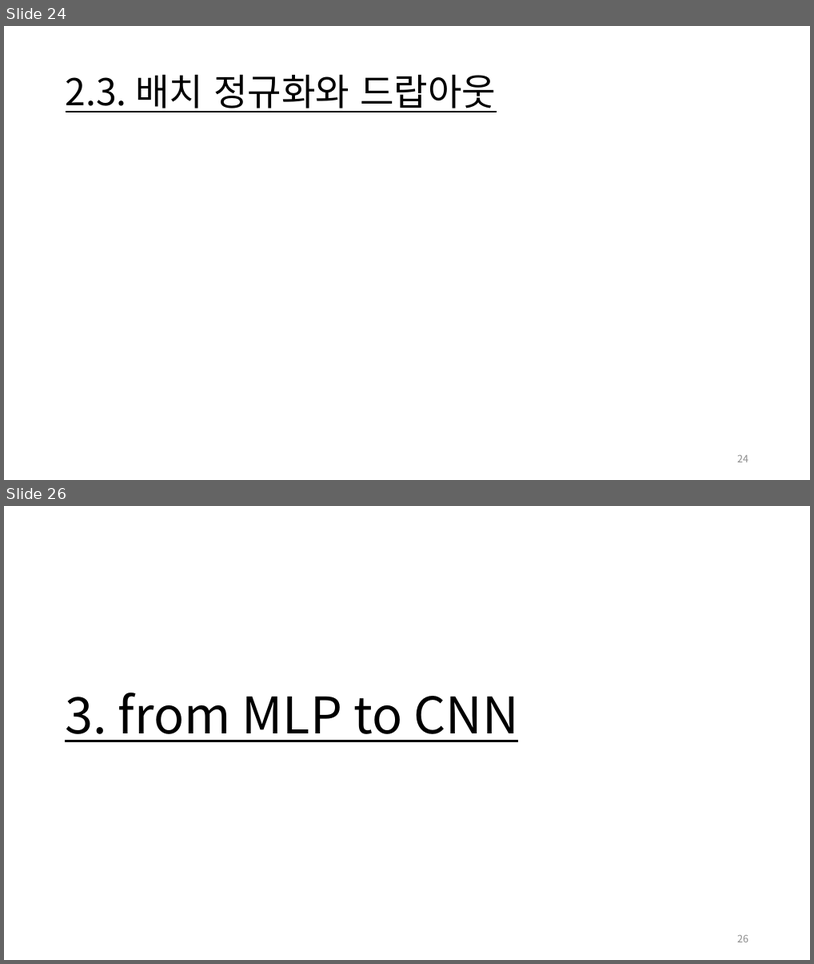
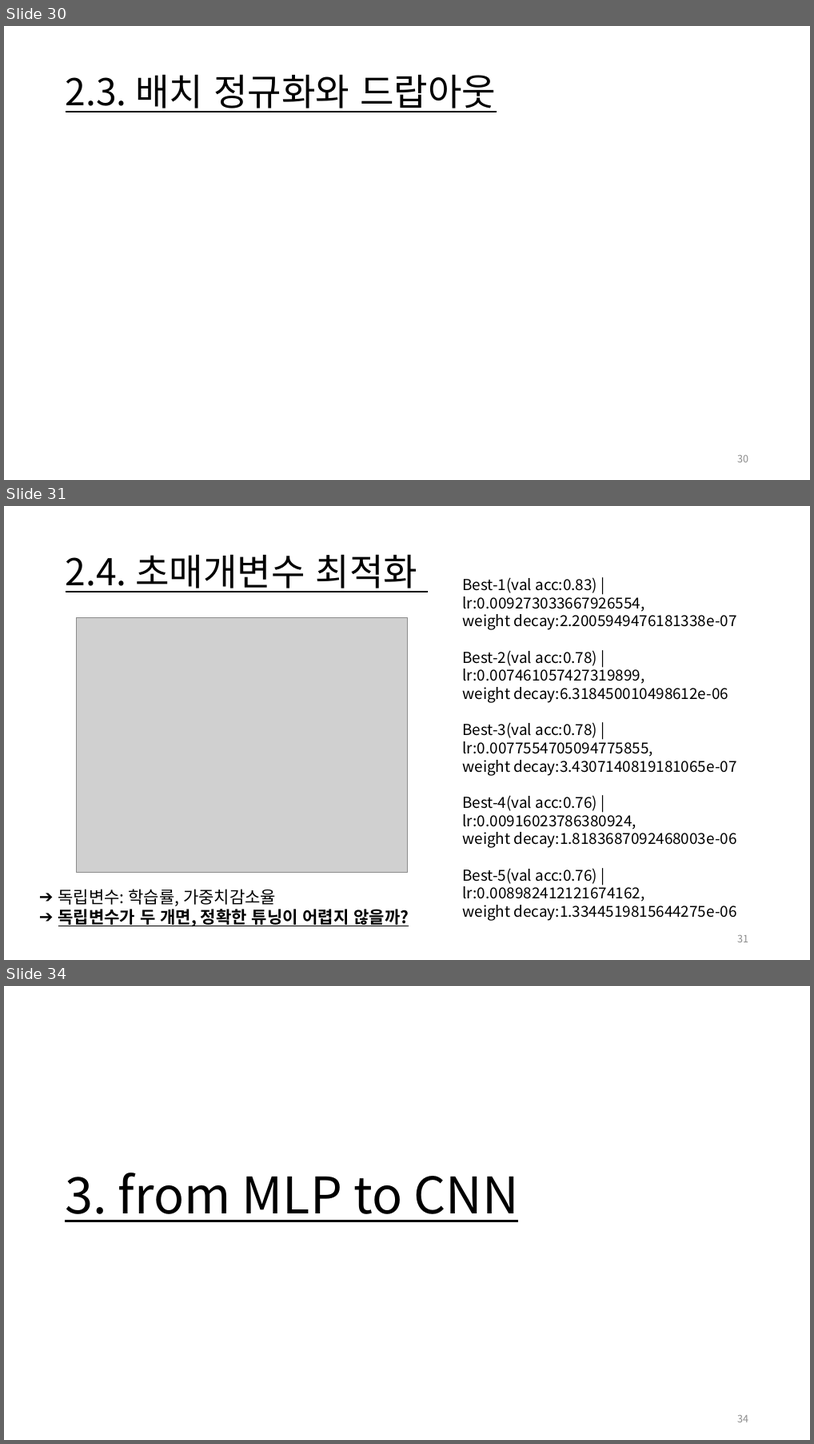
Before and after one commit to Jongbin-kr/DL_from_scratch, a slide deck: 밑바닥부터 딥러닝I.pptx. Shown one above the other, each under a label of ours: slides 24 and 26 before the commit, slides 30, 31 and 34 after it; the slides between them are not shown. The pictures are 814x964 and 814x1444 pixels, drawn with LibreOffice and Linux fonts; fonts in the diff are those of the drawing; grey boxes stand for pictures. Boxes give left, top, right and bottom in pixels: in the first picture for what was removed or moved away, otherwise in the second. Text is boxed around its words. In the diff, an @@ line names an element or a change of style, - is before the commit and + after.

```diff
--- a/밑바닥부터 딥러닝I.pptx
+++ b/밑바닥부터 딥러닝I.pptx
@@ slide 31 added at <box>4,506,810,960</box>, background #FFFFFF @@
@@ title added at <box>66,554,418,592</box>, 44 pt, text #000000, underline @@
+2.4. 초매개변수 최적화
@@ text added at <box>463,577,738,920</box>, 18 pt, text #000000 @@
+Best-1(val acc:0.83) |
+lr:0.009273033667926554,
+weight decay:2.2005949476181338e-07
+Best-2(val acc:0.78) |
+lr:0.007461057427319899,
+weight decay:6.318450010498612e-06
+Best-3(val acc:0.78) | lr:0.0077554705094775855,
+weight decay:3.4307140819181065e-07
+Best-4(val acc:0.76) |
+lr:0.00916023786380924,
+weight decay:1.8183687092468003e-06
+Best-5(val acc:0.76) |
+lr:0.008982412121674162,
+weight decay:1.3344519815644275e-06
@@ picture added at <box>77,618,407,872</box> @@
@@ text added at <box>58,888,410,926</box>, 20 pt, text #000000, bold, underline @@
+➔ 독립변수: 학습률, 가중치감소율
+➔ 독립변수가 두 개면, 정확한 튜닝이 어렵지 않을까?
@@ page number added at <box>738,935,749,942</box>, 12 pt, text #8C8C8C @@
+31
@@ what was slide 24 is now slide 30 @@
@@ page number at <box>738,455,749,462</box>: text changed @@
-24
+30
@@ what was slide 26 is now slide 34 @@
@@ page number at <box>738,1415,749,1422</box>: text changed @@
-26
+34
```
Also in this commit, not shown: 15 slides changed, 14 other slides added, 2 slides removed, 6 other files.
